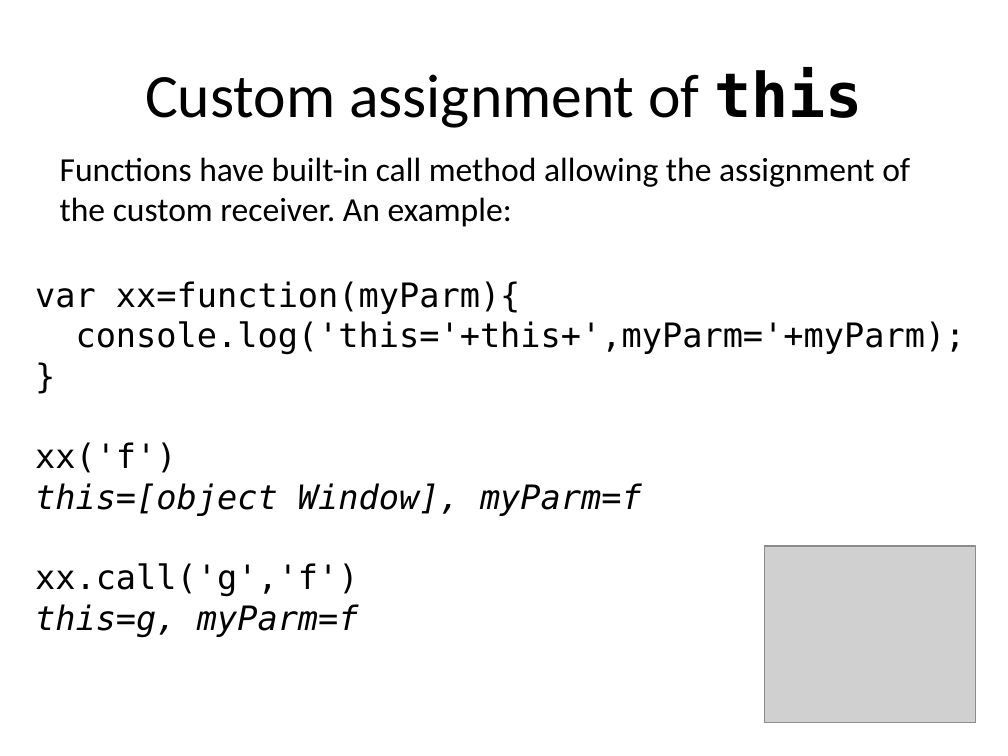
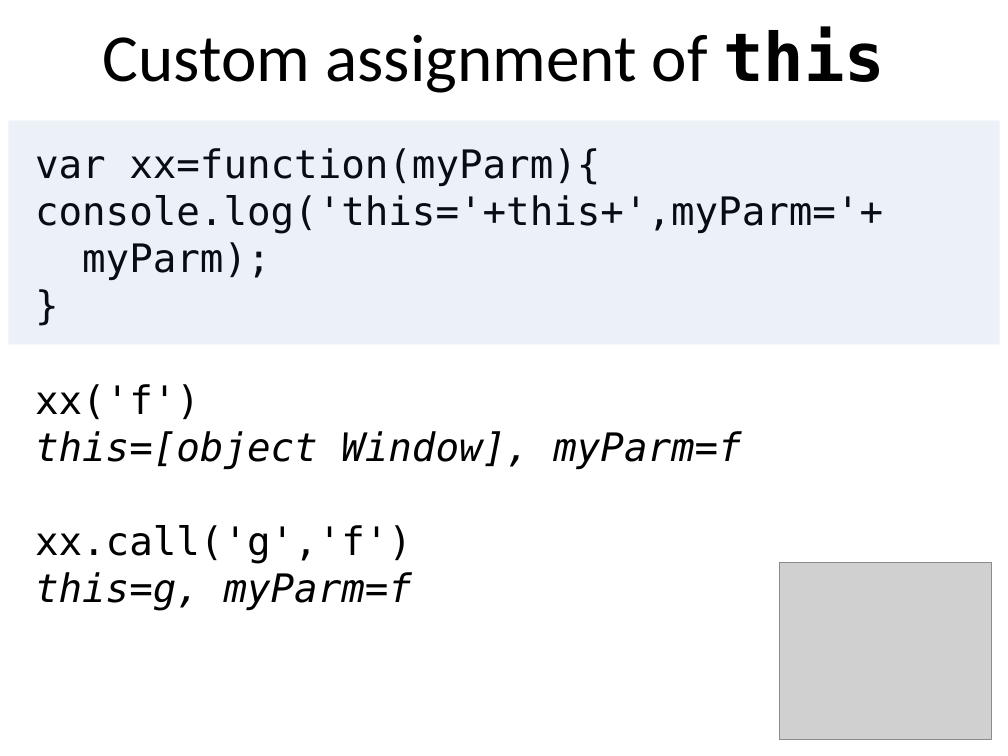
Before and after one commit to benralexander/lv, a slide deck: slide 35 of myD3_latest_c.ppt (slide 30 before the commit). Drawn at 1008x756 pixels with LibreOffice and Linux fonts; fonts in the diff are those of the drawing; grey boxes stand for pictures. Boxes give left, top, right and bottom in pixels: in the first picture for what was removed or moved away, otherwise in the second. Text is boxed around its words. In the diff, an @@ line names an element or a change of style, - is before the commit and + after.

```diff
--- a/myD3_latest_c.ppt
+++ b/myD3_latest_c.ppt
@@ title "Custom assignment of this": place and size @@
-title "Custom assignment of this" at [145, 68, 862, 128]
+title "Custom assignment of this" at [103, 26, 885, 93]
@@ title "Custom assignment of this" at [103, 26, 885, 93]: size 44 to 48 pt @@
@@ rectangle added at [8, 120, 999, 344], fill #4F81BD at 10% opacity @@
@@ text "var xx=function(myParm){": place and size @@
-text "var xx=function(myParm){" at [35, 281, 966, 637]
+text "var xx=function(myParm){" at [35, 148, 883, 611]
@@ text at [35, 148, 742, 611]: size 24 to 28 pt in "var xx=function(myParm){", "}", "xx('f')", "this=[object Window], myParm=f" and 2 more places @@
@@ text removed at [60, 157, 910, 227] @@
-Functions have built-in call method allowing the assignment of the custom receiver. An example:
@@ text at [35, 195, 883, 280]: text changed; size 24 to 28 pt @@
-console.log('this='+this+',myParm='+myParm);
+console.log('this='+this+',myParm='+
+myParm);
@@ picture: place and size @@
-picture at [764, 546, 976, 723]
+picture at [780, 562, 992, 739]
```
Also in this commit, not shown: 32 other slides changed, 9 slides added, 3 slides removed, 7 other files.
